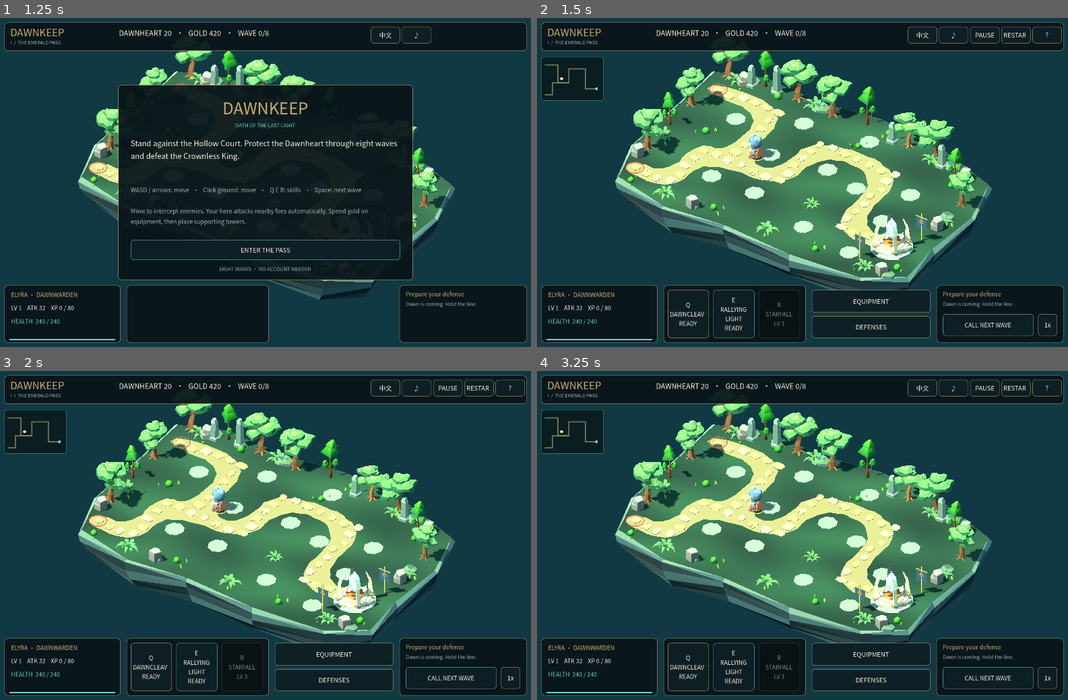
Above: before the commit, frames 1-4 (two rows, left to right).
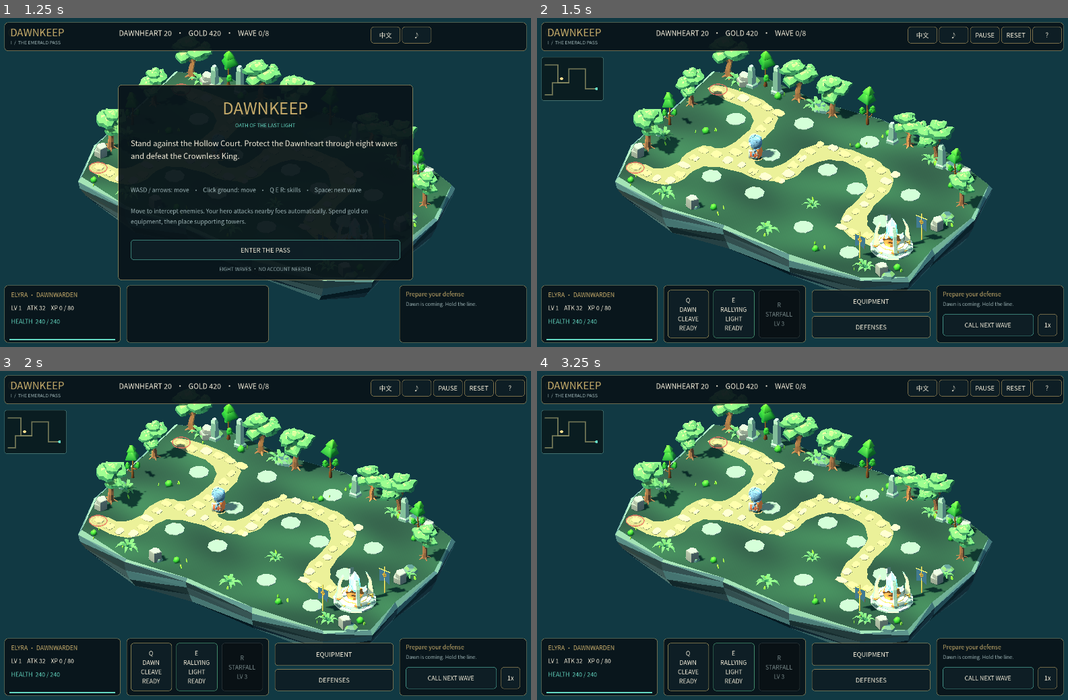
Above: after the commit, the same moments.

Repository: dcc-mcp/showcase
Game: Godot game, scene res://start.tscn
The game is run twice, just before and just after one commit, with the same random seed, the same clock (stepped at 60 frames per second) and the same inputs.
Inputs (mouse positions are in pixels of both pictures, inside the frame that each line leads up to):
- Up to frame 1 (1.25 s): tap Enter at 0.5 s; move the mouse to (382, 166) at 0.52 s; hold D (move_right) from 0.53 s (still down); tap L at 0.6 s; click (382, 166) at 0.67 s; tap Space at 0.77 s
- Up to frame 2 (1.5 s): release D (move_right) at 1.25 s; click "ENTER THE PASS" at 1.25 s
- Up to frame 3 (2 s): no input
- Up to frame 4 (3.25 s): click "PAUSE" at 2 s; click "RESUME" at 2.75 s

Frame 1 is identical in both runs. In frame 2, 0.2% of the frame differs, in the area x 25-93%, y 4-96%; in frame 3, 0.2%; in frame 4, 0.2%.

Commit message:
Fix observed English control clipping and enforce glyph widths

Diff:
--- a/scripts/godot_web/dawnkeep/game/hud.gd
+++ b/scripts/godot_web/dawnkeep/game/hud.gd
@@ -22,7 +22,7 @@
  "touch_controls":["Tap the ground to move. Use the direction pad and skill buttons. Tap a gold platform to build.", "点击地面移动，也可使用方向键与技能按钮。点击金色基座建造防御塔。"],
  "next_wave":["CALL NEXT WAVE", "迎战下一波"], "in_wave":["DEFEND THE DAWNHEART", "守住曙光之心"],
  "prepare":["Prepare your defense", "整备防线"], "equipment":["EQUIPMENT", "装备"], "towers":["DEFENSES", "防御"],
- "pause":["PAUSE", "暂停"], "resume":["RESUME", "继续"], "restart":["RESTART", "重开"],
+ "pause":["PAUSE", "暂停"], "resume":["RESUME", "继续"], "restart":["RESET", "重开"],
  "reset_question":["Start a new defense? Your current run will be lost.", "重新开始守护？本局进度将被重置。"],
  "confirm":["START AGAIN", "重新开始"], "cancel":["CANCEL", "取消"],
  "paused":["THE PASS WAITS", "隘口静候"], "paused_tip":["Take a breath. Your defense is paused.", "稍作休息。战斗已暂停。"],
@@ -490,10 +490,10 @@
   if not unlocked: suffix=text("locked")
   var skill_name:String=text(key)
   if portrait:skill_name=(["斩击","振奋","星落"][i] if language=="zh" else ["CUT" if size.x<360 else "CLEAVE","RALLY","NOVA"][i])
-  elif language=="en" and i==1:skill_name="RALLYING\nLIGHT"
+  elif language=="en":skill_name=["DAWN\nCLEAVE","RALLYING\nLIGHT","STARFALL"][i]
   if portrait and not unlocked:suffix="Lv3"
   controls["skill_"+str(i+1)].text = key.to_upper()+"\n"+skill_name+"\n"+suffix
-  controls["skill_"+str(i+1)].add_theme_font_size_override("font_size",12 if portrait else 14)
+  controls["skill_"+str(i+1)].add_theme_font_size_override("font_size",(11 if size.x<360 else 12) if portrait else 14)
   controls["skill_"+str(i+1)].disabled = not unlocked or cd>0 or bool(hero.get("dead",false)) or intro
   controls["skill_"+str(i+1)].tooltip_text = text(key+"_tip")
  labels.shop_title.text = text("equipment" if shop=="equipment" else "towers")
--- a/scripts/godot_web/dawnkeep/game/ui/FONT-SOURCE.json
+++ b/scripts/godot_web/dawnkeep/game/ui/FONT-SOURCE.json
@@ -6,7 +6,7 @@
   "family": "Dawnkeep Sans",
   "license": "SIL OFL 1.1",
   "output": "dawnkeep-sans.otf",
-  "sha256": "027186e5d572da4222af73d7417a98b145913dd6a95e7f0c8d1d27016ec268c7",
+  "sha256": "9d70392e58c3393fb8cb461ac2298e56b3b1204ef5dfb5ef49ed5a302871d9b7",
   "bytes": 145672,
   "text_codepoint_count": 411
 }
--- a/scripts/godot_web/dawnkeep/game/verify_ui.gd
+++ b/scripts/godot_web/dawnkeep/game/verify_ui.gd
@@ -25,6 +25,11 @@
     for key in ui.controls:
      var c:Dictionary=ui.controls[key]
      check(c.x>=0 and c.y>=0 and c.x+c.w<=dims.x+1 and c.y+c.h<=dims.y+1,"Control outside viewport "+str(dims)+lang+mode+key+str(c))
+     var button:Button=hud.controls[key]
+     var font:Font=button.get_theme_font("font")
+     var font_size:int=button.get_theme_font_size("font_size")
+     for line:String in button.text.split("\n"):
+      check(font.get_string_size(line,HORIZONTAL_ALIGNMENT_LEFT,-1,font_size).x<=c.w-10,"Clipped button text "+str(dims)+lang+mode+key+":"+line)
     var keys:Array=ui.controls.keys()
     for i in range(keys.size()):
      for j in range(i+1,keys.size()):
Binary file changed: scripts/godot_web/dawnkeep/game/ui/dawnkeep-sans.otf
Not shown, changed: scripts/godot_web/dawnkeep/README.md
